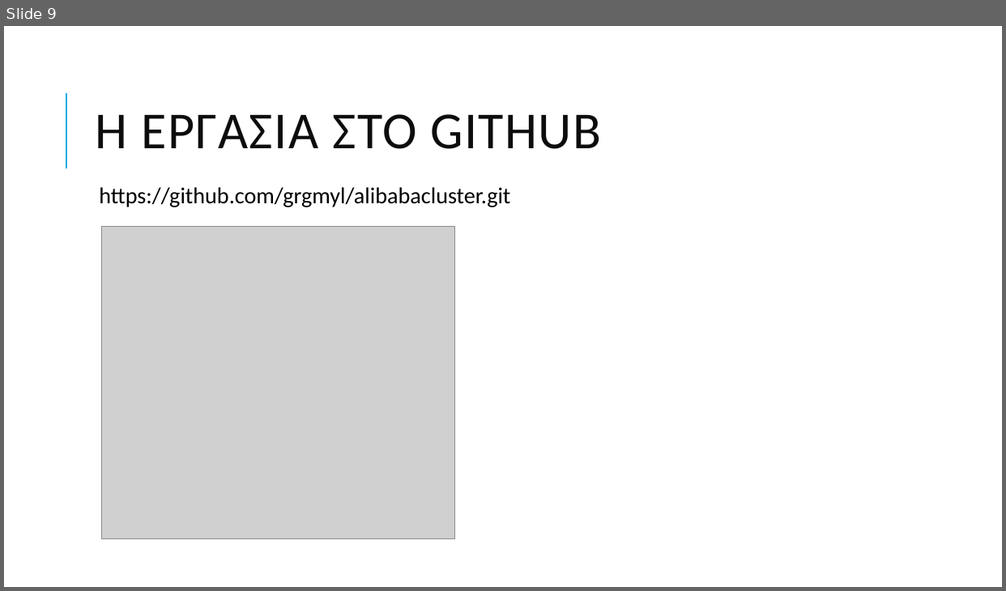
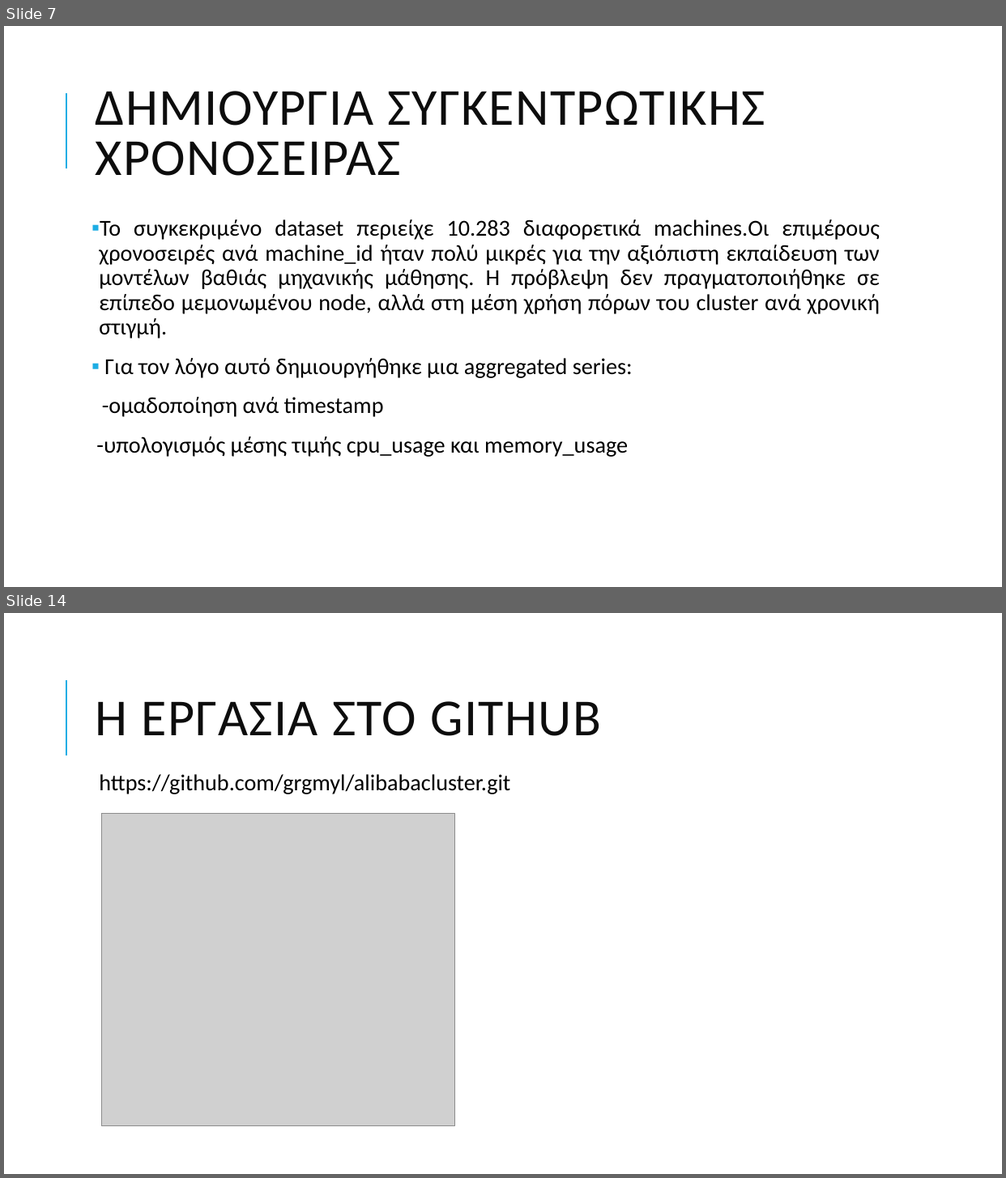
Before and after one commit to grgmyl/alibabacluster, a slide deck: parousiasidiktia.pptx. Shown one above the other, each under a label of ours: slide 9 before the commit, slides 7 and 14 after it; the slides between them are not shown. The pictures are 1006x591 and 1006x1178 pixels, drawn with LibreOffice and Linux fonts; fonts in the diff are those of the drawing; grey boxes stand for pictures. Boxes give left, top, right and bottom in pixels: in the first picture for what was removed or moved away, otherwise in the second. Text is boxed around its words. In the diff, an @@ line names an element or a change of style, - is before the commit and + after.

```diff
--- a/parousiasidiktia.pptx
+++ b/parousiasidiktia.pptx
@@ slide 7 added at (x1=4, y1=26, x2=1002, y2=587), background #FFFFFF; not listed: 1 template element that a slide beside it also shows @@
@@ title added at (x1=96, y1=91, x2=765, y2=176), 50 pt, text #0D0D0D @@
+ΔΗΜΙΟΥΡΓΙΑ ΣΥΓΚΕΝΤΡΩΤΙΚΗΣ ΧΡΟΝΟΣΕΙΡΑΣ
@@ text added at (x1=96, y1=220, x2=880, y2=457), 22 pt, text #000000 @@
+▪ Το συγκεκριμένο dataset περιείχε 10.283 διαφορετικά machines.Οι επιμέρους χρονοσειρές ανά machine_id ήταν πολύ μικρές για την αξιόπιστη εκπαίδευση των μοντέλων βαθιάς μηχανικής μάθησης. Η πρόβλεψη δεν πραγματοποιήθηκε σε επίπεδο μεμονωμένου node, αλλά στη μέση χρήση πόρων του cluster ανά χρονική στιγμή.
+▪ Για τον λόγο αυτό δημιουργήθηκε μια aggregated series:
+-ομαδοποίηση ανά timestamp
+-υπολογισμός μέσης τιμής cpu_usage και memory_usage
@@ what was slide 9 is now slide 14 @@
```
Also in this commit, not shown: 6 slides changed, 7 other slides added, 2 slides removed.
